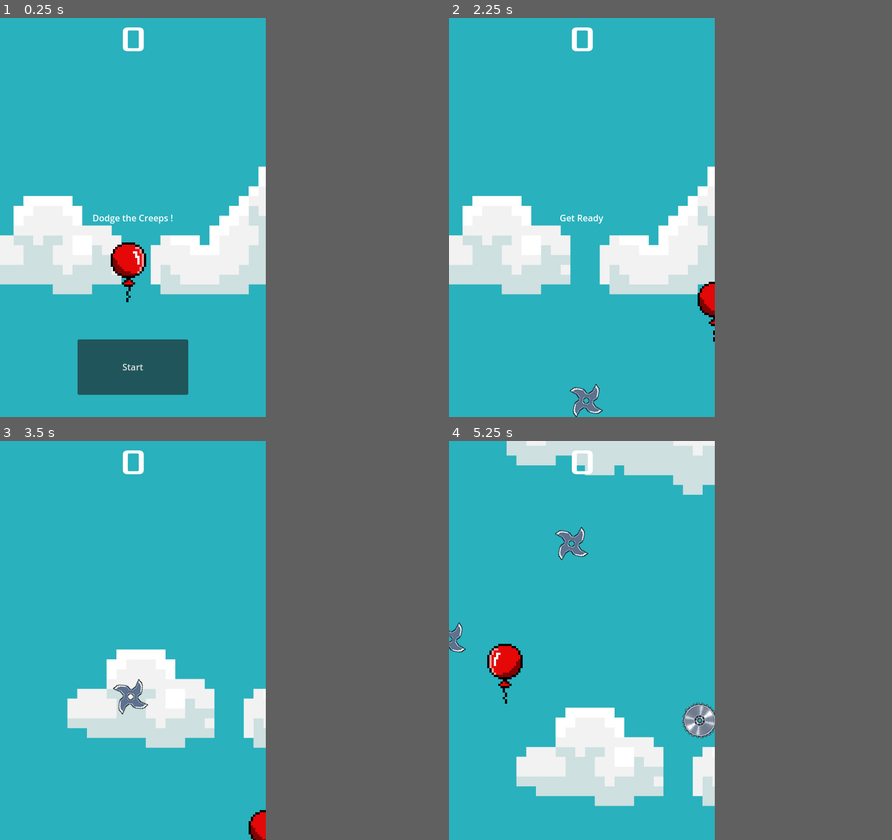
Above: before the commit, frames 1-4 (two rows, left to right).
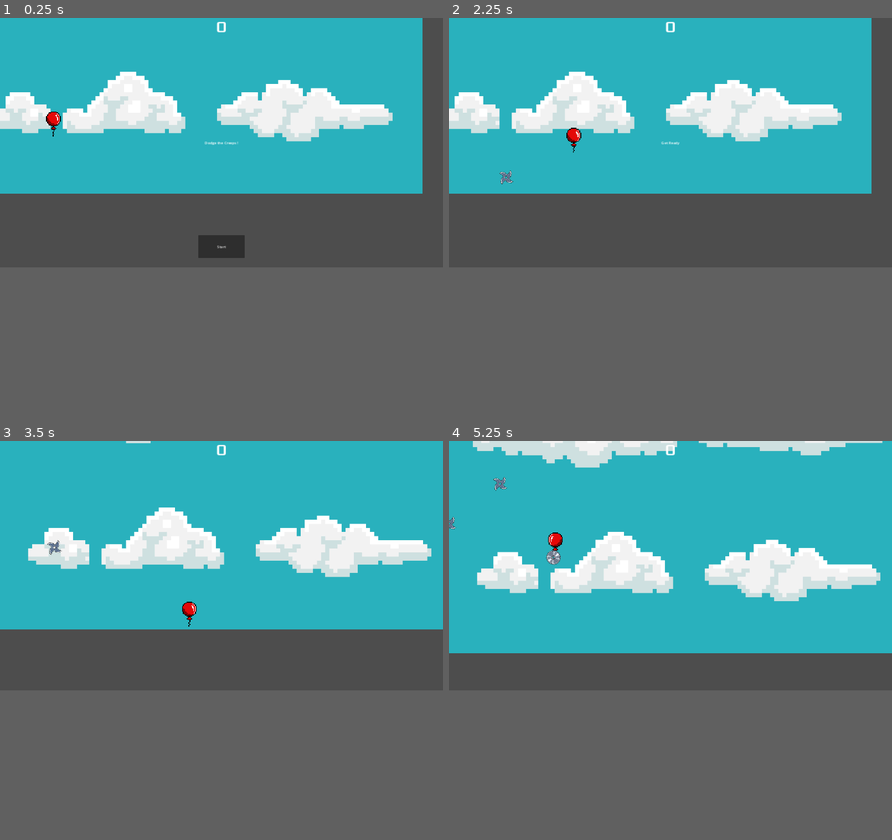
Above: after the commit, the same moments.

Repository: Turik556/First2D
Game: Godot game, scene res://Scenes/main.tscn
Same seed, same stepped clock (60 frames per second), same inputs: the game is played once before the commit and once after it.
Inputs:
- Up to frame 1 (0.25 s): no input
- Up to frame 2 (2.25 s): click "Start" at 0.5 s; tap Enter at 1.25 s; hold D (move_right) 1.28-2.03 s; hold S (move_down) from 2.03 s (still down)
- Up to frame 3 (3.5 s): release S (move_down) at 2.78 s; hold D (move_right) from 2.78 s (still down)
- Up to frame 4 (5.25 s): release D (move_right) at 3.53 s; hold W (move_up) 3.53-4.28 s; hold A (move_left) from 4.28 s (still down)
In our replay, the window is 480x720 before the commit and 800x450 after it. These sizes can differ from the game's own. Grey fills any space a smaller window leaves; there, only what the larger window draws over its background counts as a difference.

The runs differ from the first frame. In frame 1, 35% of the frame differs, in the area x 0-100%, y 0-95%; in frame 2, 32%; in frame 3, 28%; in frame 4, 28%.

Commit message:
update window

Diff:
--- a/project.godot
+++ b/project.godot
@@ -21,8 +21,8 @@
 
 [display]
 
-window/size/viewport_width=480
-window/size/viewport_height=720
+window/size/viewport_width=1920
+window/size/viewport_height=1080
 window/stretch/mode="canvas_items"
 
 [input]
